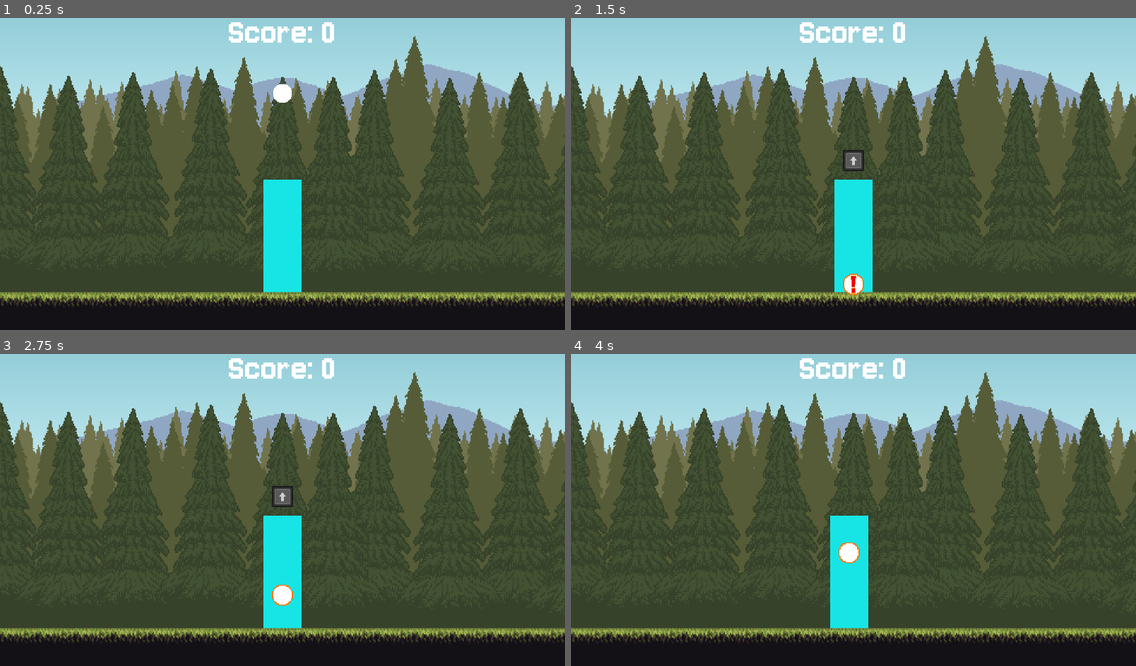
Above: before the commit, frames 1-4 (two rows, left to right).
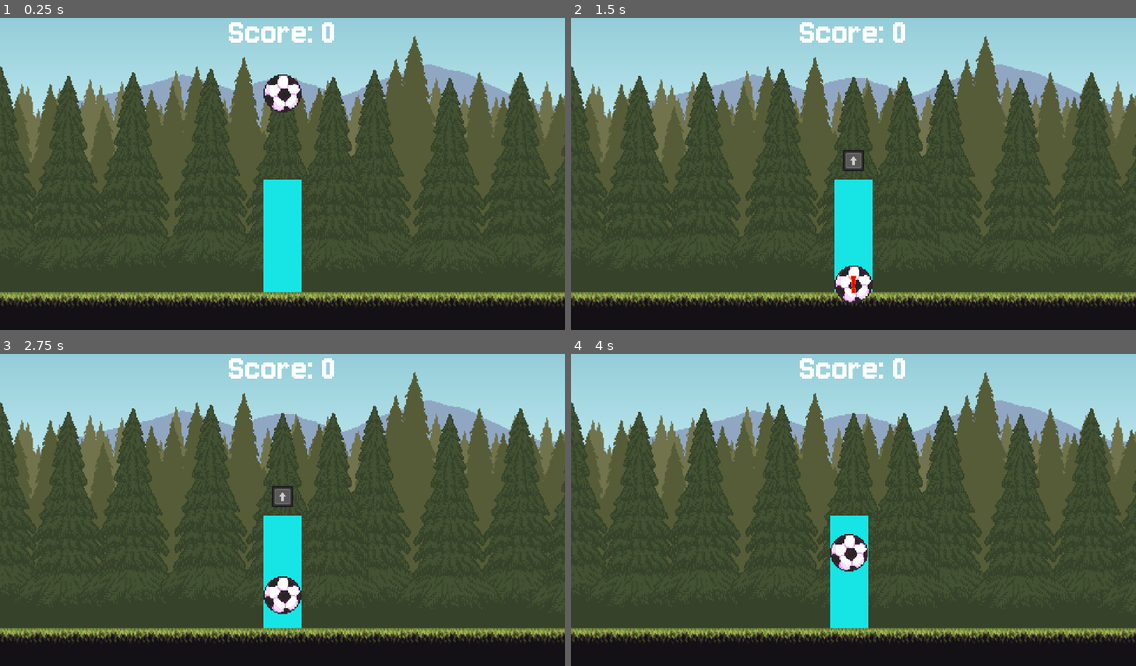
Above: after the commit, the same moments.

Repository: Slicer001/soccer-juggling
Game: Godot game, scene res://juggling_screen/juggling_screen.tscn
Same seed, same stepped clock (60 frames per second), same inputs: the game is played once before the commit and once after it.
Inputs:
- Up to frame 1 (0.25 s): no input
- Up to frame 2 (1.5 s): hold Right (ui_right) 0.53-1.28 s; hold Left (ui_left) from 1.28 s (still down)
- Up to frame 3 (2.75 s): release Left (ui_left) at 2.03 s; hold Right (ui_right) from 2.03 s (still down)
- Up to frame 4 (4 s): release Right (ui_right) at 2.78 s; hold Up (ui_up) 2.78-3.53 s; hold Left (ui_left) from 3.53 s (still down)

The runs differ from the first frame. In frame 1, 0.6% of the frame differs, in the area x 46-54%, y 18-31%; in frame 2, 0.5%; in frame 3, 0.6%, in the area x 46-54%, y 71-84%; in frame 4, 0.6%.

Commit message:
imported ball

Diff:
--- a/juggling_screen/ball.gd
+++ b/juggling_screen/ball.gd
@@ -7,6 +7,8 @@
 @onready var area_2d: Area2D = $Area2D
 @onready var outline: Sprite2D = $Outline
 @onready var warning: Node2D = $Warning
+
+var remaining_strikes = 100
 
 var moving := true
 var velocity := Vector2.ZERO
@@ -32,8 +34,17 @@
 
 
 func strike(striking_force: float) -> void:
-	moving = true
-	self.velocity = Vector2((randf()-0.5) * 2.0, striking_force * -1)
+	remaining_strikes -= 1
+	#how many times left to hit the ball before it is done
+	if remaining_strikes > 0:
+		moving = true
+		self.velocity = Vector2((randf()-0.5) * 2.0, striking_force * -1)
+	if remaining_strikes <= 0:
+		#if on the left side of the screen, kick off to the left
+		if self.position.x < 1920 * 0.5:
+			self.velocity = Vector2(striking_force * -1, striking_force * -1)
+		else:
+			self.velocity = Vector2(striking_force, striking_force * -1)
 
 
 func _on_area_entered(area: Area2D) -> void:
--- a/juggling_screen/ball.tscn
+++ b/juggling_screen/ball.tscn
@@ -1,8 +1,9 @@
-[gd_scene load_steps=6 format=3 uid="uid://dbg6ayu22n5tt"]
+[gd_scene load_steps=7 format=3 uid="uid://dbg6ayu22n5tt"]
 
 [ext_resource type="Script" uid="uid://bvuf4x0qp81r6" path="res://juggling_screen/ball.gd" id="1_16ri7"]
 [ext_resource type="Texture2D" uid="uid://dy5ncobswgnap" path="res://sprites/ball.png" id="2_twdgk"]
 [ext_resource type="Texture2D" uid="uid://d1lbyrs7ugpca" path="res://sprites/ui/warning_outline.png" id="3_e1xaa"]
+[ext_resource type="Texture2D" uid="uid://dhpv5261mh3p5" path="res://sprites/balls/ball.png" id="3_me22w"]
 [ext_resource type="Texture2D" uid="uid://p5rg36asskww" path="res://sprites/ui/warning.png" id="3_twdgk"]
 
 [sub_resource type="CircleShape2D" id="CircleShape2D_sy3ef"]
@@ -24,7 +25,7 @@
 texture = ExtResource("2_twdgk")
 
 [node name="Sprite2D" type="Sprite2D" parent="."]
-texture = ExtResource("2_twdgk")
+texture = ExtResource("3_me22w")
 
 [node name="Warning" type="Node2D" parent="."]
 visible = false
--- a/juggling_screen/player.gd
+++ b/juggling_screen/player.gd
@@ -25,7 +25,12 @@
 
 # Called every frame. 'delta' is the elapsed time since the previous frame.
 func _physics_process(_delta: float) -> void:
-	self.global_position.x = focused_ball.global_position.x
+	if focused_ball:
+		self.global_position.x = focused_ball.global_position.x
+	else:
+		#reset to base position
+		#self.global_position.x =
+		pass
 
 func _input(event: InputEvent) -> void:
 	var juggling_2d = self.get_parent()
Renamed: sprites/balls/Ball (1).png -> sprites/balls/ball.png
Not shown, added: sprites/balls/ball.png.import
